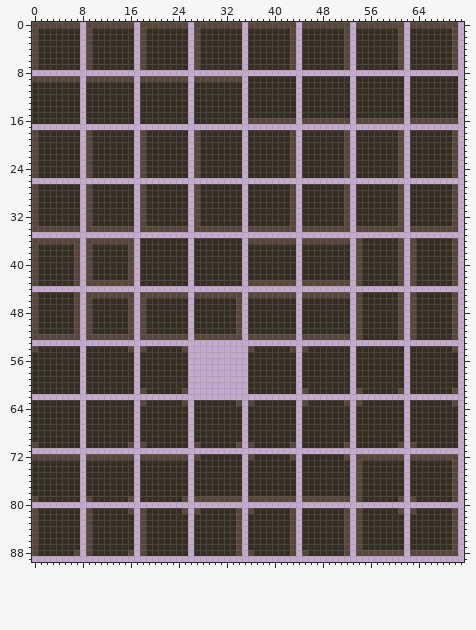
Pixel-art file -- assets/sprites/tiles/dirt.aseprite. This is how it looked before the edit.
72x90 pixels, 1 frame.
After:
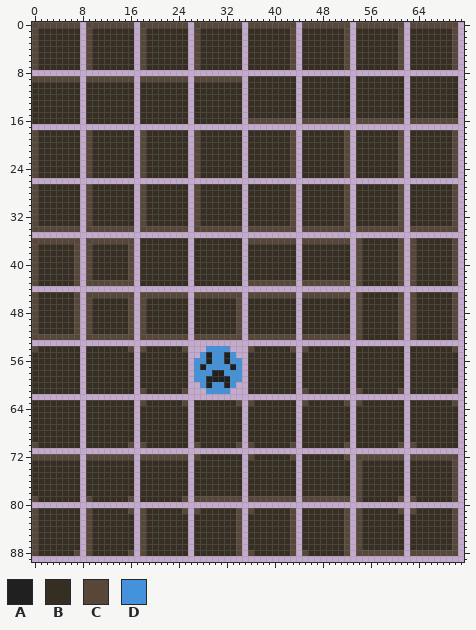
Palette (. is transparent): A #202020  B #362e22  C #57473a  D #4492da
What changed:
@@ x 25..36 @@
 53 ............
-54 C..........C
-55 B..........B
-56 B..........B
-57 B..........B
-58 B..........B
-59 B..........B
-60 B..........B
-61 C..........B
+54 C...DDDD...C
+55 B..DADDAD..B
+56 B.DDADDADD.B
+57 B.DADDDDAD.B
+58 B.DDDAADDD.B
+59 B.DDAAAADD.B
+60 B..DADDAD..B
+61 C...DDDD...B
 62 ............
Pixel boxes of the changes (left, top, right, bottom) in both pictures:
added: (194, 346, 242, 394)
